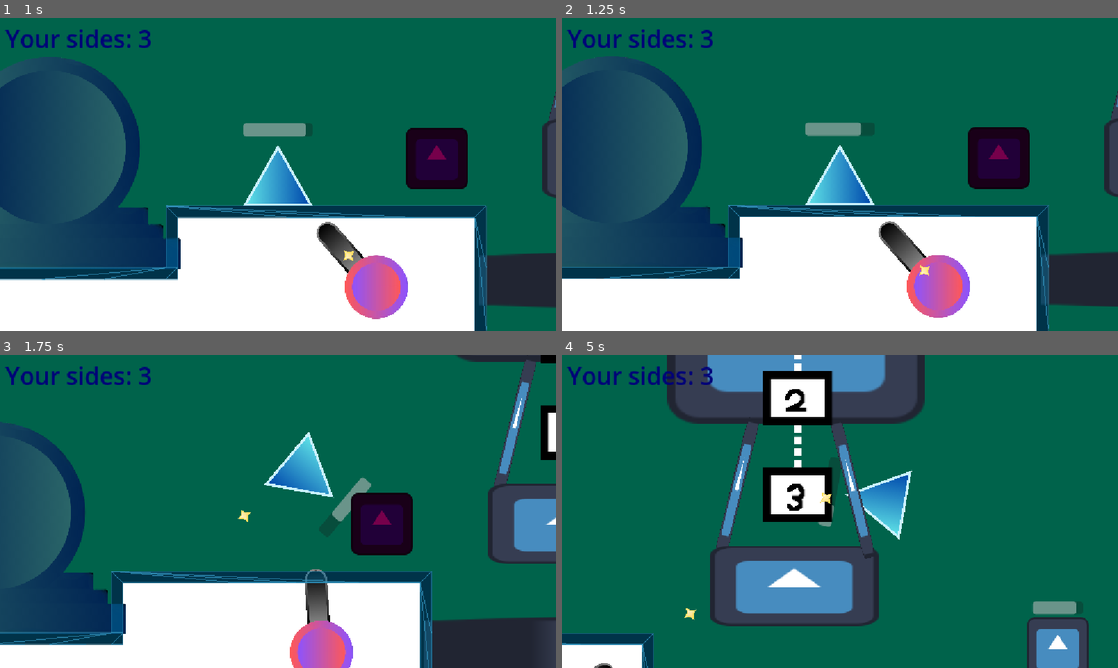
Above: before the commit, frames 1-4 (two rows, left to right).
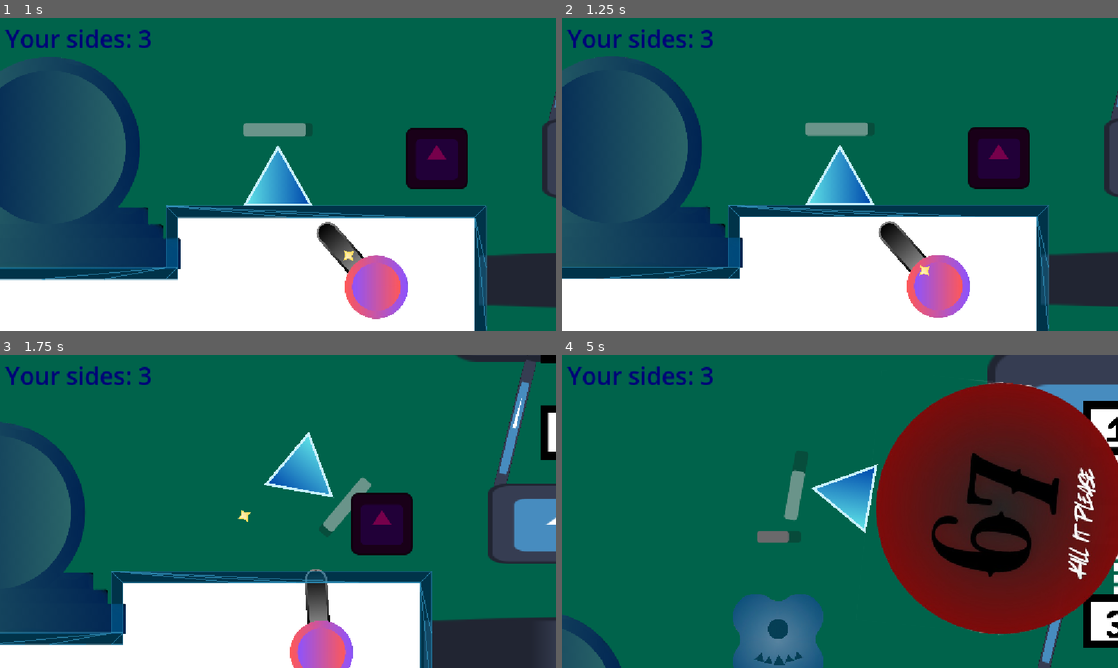
Above: after the commit, the same moments.

Repository: Eldragon126/Shapes
Game: Godot game, scene res://nodes/title_screen.tscn
The game is run twice, just before and just after one commit, with the same random seed, the same clock (stepped at 60 frames per second) and the same inputs. The engine's default icon, where the game draws it, is replaced by a stand-in: a white triangle on a blue panel in a dark square. Sound files missing from this copy of the repository are replaced by a short silence.
Inputs (mouse positions are in pixels of both pictures, inside the frame that each line leads up to):
- Up to frame 1 (1 s): click "Start" at 0.5 s
- Up to frame 2 (1.25 s): no input
- Up to frame 3 (1.75 s): move the mouse to (355, 599) at 1.27 s; hold Right (ui_right) from 1.28 s (still down); tap Shift (ability_activate) at 1.35 s; tap Space (jump) at 1.52 s
- Up to frame 4 (5 s): move the mouse to (828, 542) at 2.02 s; click (828, 542) at 2.1 s; tap Space (jump) at 2.27, 3.77, 4.52 s; move the mouse to (834, 495) at 2.77 s; release Right (ui_right) at 2.78 s; hold Left (ui_left) 2.78-3.53 s; tap Shift (ability_activate) at 2.85, 4.35 s; move the mouse to (756, 661) at 3.52 s; hold Right (ui_right) from 3.53 s (still down); click (756, 661) at 3.6 s; move the mouse to (734, 633) at 4.27 s

Frame 1 is identical in both runs. In frame 2, less than 0.1% of the frame differs, in the area x 53-55%, y 33-38%; in frame 3, 0.1%; in frame 4, 61%, in the area x 0-100%, y 0-100%.

Commit message:
Added a couple prelimenary enemies, implemented a couple other things.

Diff:
--- /dev/null
+++ b/enemy_5.gd
@@ -0,0 +1 @@
+extends "res://scripts/enemy_triangle.gd"
--- a/main_scene.tscn
+++ b/main_scene.tscn
@@ -9,6 +9,9 @@
 [ext_resource type="Script" uid="uid://dtom4070tah2l" path="res://scripts/get_sides.gd" id="7_66tet"]
 [ext_resource type="Texture2D" uid="uid://js4tpq8uy8bp" path="res://icon.svg" id="8_7ycvg"]
 [ext_resource type="PackedScene" path="res://nodes/ballon_transition.tscn" id="9_7ycvg"]
+[ext_resource type="PackedScene" uid="uid://b0ettsk5nqf7c" path="res://nodes/Enemies/enemy_5.tscn" id="10_wr18j"]
+[ext_resource type="PackedScene" uid="uid://rrp2e23hdmel" path="res://nodes/Enemies/67_enemy.tscn" id="11_qwutr"]
+[ext_resource type="PackedScene" uid="uid://cxfruhe34d20q" path="res://nodes/Enemies/spike.tscn" id="12_671wp"]
 
 [sub_resource type="CircleShape2D" id="CircleShape2D_wr18j"]
 radius = 62.514
@@ -70,4 +73,13 @@
 [node name="enemy_triangle" parent="." instance=ExtResource("1_gyfs4")]
 position = Vector2(1934, 177)
 
+[node name="Enemy5" parent="." instance=ExtResource("10_wr18j")]
+position = Vector2(3372, 49)
+
+[node name="67Enemy" parent="." instance=ExtResource("11_qwutr")]
+position = Vector2(2310, -268)
+
+[node name="Spike" parent="." instance=ExtResource("12_671wp")]
+position = Vector2(8791, 213)
+
 [connection signal="body_entered" from="GetSides" to="GetSides" method="_on_body_entered"]
--- /dev/null
+++ b/nodes/Enemies/67_enemy.tscn
@@ -0,0 +1,45 @@
+[gd_scene load_steps=7 format=3 uid="uid://rrp2e23hdmel"]
+
+[ext_resource type="Script" uid="uid://cotnplev4gcol" path="res://scripts/67_enemy.gd" id="1_073ch"]
+[ext_resource type="Texture2D" uid="uid://s3aq7o174y73" path="res://assets/67Enemy.png" id="2_0d7wo"]
+[ext_resource type="Script" uid="uid://dmc7bossv8q17" path="res://scripts/Health.gd" id="3_0vfu2"]
+[ext_resource type="Script" uid="uid://bdy16u4km4bt6" path="res://scripts/hitbox.gd" id="4_tivn1"]
+
+[sub_resource type="PhysicsMaterial" id="PhysicsMaterial_073ch"]
+friction = 0.5
+bounce = 1.0
+
+[sub_resource type="CircleShape2D" id="CircleShape2D_5wgyl"]
+radius = 260.3248
+
+[node name="67Enemy" type="RigidBody2D"]
+collision_layer = 2
+collision_mask = 2
+physics_material_override = SubResource("PhysicsMaterial_073ch")
+inertia = 1.0
+can_sleep = false
+freeze_mode = 1
+script = ExtResource("1_073ch")
+
+[node name="CollisionShape2D" type="CollisionShape2D" parent="."]
+shape = SubResource("CircleShape2D_5wgyl")
+debug_color = Color(0.9485412, 4.6205523e-06, 0.580177, 0.41960785)
+
+[node name="Sprite2D" type="Sprite2D" parent="."]
+texture = ExtResource("2_0d7wo")
+
+[node name="AnimationPlayer" type="AnimationPlayer" parent="."]
+
+[node name="Health" type="Node" parent="."]
+script = ExtResource("3_0vfu2")
+metadata/_custom_type_script = "uid://dmc7bossv8q17"
+
+[node name="HitBox" type="Area2D" parent="."]
+collision_layer = 16
+collision_mask = 0
+script = ExtResource("4_tivn1")
+metadata/_custom_type_script = "uid://bdy16u4km4bt6"
+
+[node name="CollisionShape2D" type="CollisionShape2D" parent="HitBox"]
+shape = SubResource("CircleShape2D_5wgyl")
+debug_color = Color(0.9485412, 4.6205523e-06, 0.580177, 0.41960785)
--- /dev/null
+++ b/nodes/Enemies/enemy_5.tscn
@@ -0,0 +1,69 @@
+[gd_scene load_steps=7 format=3 uid="uid://b0ettsk5nqf7c"]
+
+[ext_resource type="Script" uid="uid://b3l7ql71h3v5b" path="res://scripts/enemy_triangle.gd" id="1_cexyn"]
+[ext_resource type="Texture2D" uid="uid://l2m61hxhpvr1" path="res://assets/Enemy5.png" id="2_os4k6"]
+[ext_resource type="Script" uid="uid://dmc7bossv8q17" path="res://scripts/Health.gd" id="3_pvgqx"]
+[ext_resource type="Script" uid="uid://bdy16u4km4bt6" path="res://scripts/hitbox.gd" id="4_eav41"]
+[ext_resource type="Script" uid="uid://cv0kocsb7np4x" path="res://scripts/hurtbox.gd" id="5_5ufce"]
+
+[sub_resource type="RectangleShape2D" id="RectangleShape2D_63obj"]
+size = Vector2(360.375, 380.625)
+
+[node name="Enemy5" type="CharacterBody2D"]
+scale = Vector2(0.75, 0.75)
+collision_layer = 10
+collision_mask = 2
+script = ExtResource("1_cexyn")
+speed = 600
+distance_to_player = 100000
+
+[node name="CollisionShape2D" type="CollisionShape2D" parent="."]
+z_index = 1
+position = Vector2(-2.1875, 23.6875)
+scale = Vector2(0.5, 0.5)
+shape = SubResource("RectangleShape2D_63obj")
+
+[node name="Sprite2D" type="Sprite2D" parent="."]
+scale = Vector2(0.25, 0.25)
+texture = ExtResource("2_os4k6")
+
+[node name="Health" type="Node" parent="."]
+script = ExtResource("3_pvgqx")
+max_health = 10
+metadata/_custom_type_script = "uid://dmc7bossv8q17"
+
+[node name="HitBox" type="Area2D" parent="."]
+collision_layer = 16
+collision_mask = 0
+script = ExtResource("4_eav41")
+metadata/_custom_type_script = "uid://bdy16u4km4bt6"
+
+[node name="CollisionShape2D" type="CollisionShape2D" parent="HitBox"]
+z_index = 1
+position = Vector2(-2.1875, 23.6875)
+scale = Vector2(0.5, 0.5)
+shape = SubResource("RectangleShape2D_63obj")
+
+[node name="HurtBox" type="Area2D" parent="." node_paths=PackedStringArray("health")]
+collision_layer = 0
+collision_mask = 8
+script = ExtResource("5_5ufce")
+health = NodePath("../Health")
+metadata/_custom_type_script = "uid://cv0kocsb7np4x"
+
+[node name="CollisionShape2D" type="CollisionShape2D" parent="HurtBox"]
+z_index = 1
+position = Vector2(-2.1875, 23.6875)
+scale = Vector2(0.5, 0.5)
+shape = SubResource("RectangleShape2D_63obj")
+
+[node name="ProgressBar" type="ProgressBar" parent="."]
+offset_left = -50.0
+offset_top = -256.0
+offset_right = 54.0
+offset_bottom = -229.0
+max_value = 7.0
+step = 1.0
+show_percentage = false
+
+[connection signal="health_depleted" from="Health" to="." method="_on_health_health_depleted"]
--- /dev/null
+++ b/nodes/Enemies/spike.tscn
@@ -0,0 +1,21 @@
+[gd_scene load_steps=3 format=3 uid="uid://cxfruhe34d20q"]
+
+[ext_resource type="Script" uid="uid://bdy16u4km4bt6" path="res://scripts/hitbox.gd" id="1_7omej"]
+[ext_resource type="Texture2D" uid="uid://pmgenl5vexj8" path="res://assets/SpikesSmall.png" id="2_oninr"]
+
+[node name="Spike" type="StaticBody2D"]
+
+[node name="HitBox" type="Area2D" parent="."]
+script = ExtResource("1_7omej")
+damage = 10
+metadata/_custom_type_script = "uid://bdy16u4km4bt6"
+
+[node name="CollisionPolygon2D" type="CollisionPolygon2D" parent="HitBox"]
+polygon = PackedVector2Array(121, 79, 33, -80, 3, -19, -32, -82, -121, 79)
+
+[node name="Sprite2D" type="Sprite2D" parent="."]
+scale = Vector2(0.5, 0.5)
+texture = ExtResource("2_oninr")
+
+[node name="CollisionPolygon2D" type="CollisionPolygon2D" parent="."]
+polygon = PackedVector2Array(121, 79, 33, -80, 3, -19, -32, -82, -121, 79)
--- a/nodes/enemy_triangle.tscn
+++ b/nodes/enemy_triangle.tscn
@@ -7,6 +7,7 @@
 [ext_resource type="Script" uid="uid://bdy16u4km4bt6" path="res://scripts/hitbox.gd" id="5_c32mt"]
 
 [node name="enemy_triangle" type="CharacterBody2D"]
+modulate = Color(1, 0.59091085, 0.70677173, 1)
 collision_layer = 8
 collision_mask = 2
 script = ExtResource("1_xykmb")
--- a/project.godot
+++ b/project.godot
@@ -24,6 +24,7 @@
 
 window/size/mode=2
 window/stretch/mode="canvas_items"
+mouse_cursor/custom_image="uid://ra1vqg04b8ax"
 
 [global_group]
 
--- /dev/null
+++ b/scripts/67_enemy.gd
@@ -0,0 +1,19 @@
+extends RigidBody2D
+@export var player: Node2D
+
+func _ready() -> void:
+	var rand_scale = randf_range(0.3 + 0.06 ,0.5 + 0.07)
+	$".".apply_scale(Vector2(rand_scale, rand_scale))
+	player = PlayerManager.player
+
+func _physics_process(delta: float) -> void:
+	if player.global_position.y < $".".global_position.y:
+		if player.global_position.x < $".".global_position.x:
+			$".".apply_force(Vector2(-500, -100))
+		else:
+			$".".apply_force(Vector2(500, -100))
+	else:
+		if player.global_position.x < $".".global_position.x:
+			$".".apply_force(Vector2(-500, 100))
+		else:
+			$".".apply_force(Vector2(500, 100))
--- /dev/null
+++ b/scripts/enemy_5.gd
@@ -0,0 +1 @@
+extends CharacterBody2D
--- a/scripts/enemy_triangle.gd
+++ b/scripts/enemy_triangle.gd
@@ -1,18 +1,20 @@
 extends CharacterBody2D
 #var player = load("res://nodes/player.tscn")
 #var player_triangle = player.instantiate()
-var player: Node2D
-var gravity = -1000
-var speed = 1000
+@export var player: Node2D
+@export var gravity = -1000
+@export var speed = 1000
 var enemy_jump_speed = -speed/2
 var can_jump = true
-
+@export var distance_to_player = 500
 signal enemy_hit
 #Hello?
 # Called when the node enters the scene tree for the first time.
 func _ready() -> void:
 	player = PlayerManager.player
 	$ProgressBar.FILL_BEGIN_TO_END
+	var rand_scale = randf_range(0.8,1.2)
+	$".".apply_scale(Vector2(rand_scale, rand_scale))
 
 # Called every frame. 'delta' is the elapsed time since the previous frame.
 func _process(delta: float) -> void:
@@ -27,7 +29,7 @@
 	else:
 		can_jump = false
 
-	if player and global_position.distance_to(player.global_position) < 500 and (player.position.y + 300) > position.y:
+	if player and global_position.distance_to(player.global_position) < distance_to_player and (player.position.y + 300) > position.y:
 		if player.position.x < position.x:
 			velocity.x += -speed * delta
 		if player.position.x > position.x:
@@ -37,6 +39,10 @@
 			velocity.y = enemy_jump_speed
 	else:
 		velocity.x = 0
+	if $Health.get_immortality() == true:
+		$".".modulate = "ff97b4"
+	else:
+		$".".modulate = "ffffff"
 
 	move_and_slide()
 
--- a/scripts/get_sides.gd
+++ b/scripts/get_sides.gd
@@ -3,7 +3,7 @@
 var player = Node2D
 
 
-func _on_body_entered(body: CharacterBody2D) -> void:
+func _on_body_entered(body: Node2D) -> void:
 	if body.is_in_group("Player"):
 		PlayerManager.max_sides_player += 1
 		print("Sweet. Area entered. You should have more max sides!")
@@ -11,4 +11,4 @@
 	else:
 		print("didn't work.")
 		print(body)
-		print(player.max_sides)
+		print(PlayerManager.max_sides_player)
--- a/scripts/hurtbox.gd
+++ b/scripts/hurtbox.gd
@@ -2,7 +2,7 @@
 extends Area2D
 
 @export var sound: AudioStreamPlayer = null
-
+@export var immortality_time = 1
 signal recieved_damage(damage: int)
 
 @export var health: Health
@@ -11,18 +11,25 @@
 
 func _on_area_entered(hitbox: HitBox) -> void:
 	if hitbox != null:
-		health.health -= hitbox.damage
-		recieved_damage.emit(hitbox.damage)
+		if health.immortality == false:
+			health.health -= hitbox.damage
+			recieved_damage.emit(hitbox.damage)
+			health.set_temporary_immortality(immortality_time)
+			recieved_damage.emit(hitbox.damage)
 		if health.health == 0:
 			health.health_depleted.emit()
 			print("Emitted health depleated")
 		else:
 			pass
-		recieved_damage.emit(hitbox.damage)
 
+	else:
+		print("This thing doesn't have a hitbox or is currently immortal.")
+		print("The immortality for this object is, " + str(health.get_immortality()))
 
 
 
 func _on_recieved_damage(damage: int) -> void:
 	if sound != null:
 		sound.play()
+	else:
+		return
Binary file changed: assets/Enemy5.png
Not shown, added: enemy_5.gd.uid
Not shown: 1 places in main_scene.tscn that only renumber resources
Not shown, added: scripts/67_enemy.gd.uid
Not shown, added: scripts/enemy_5.gd.uid
Empty file added: scripts/enemy_five_final_script.gd
Not shown, added: scripts/enemy_five_final_script.gd.uid
